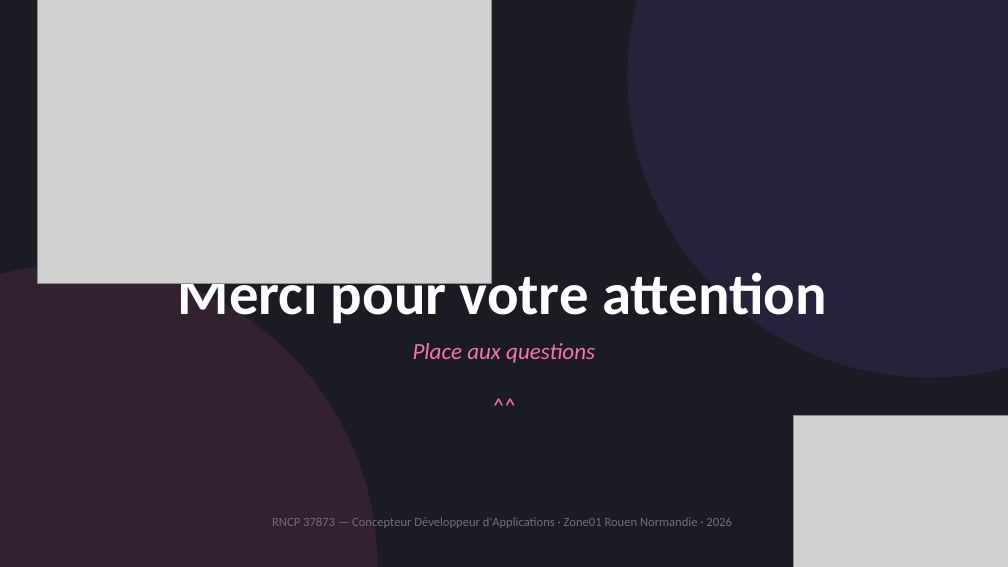
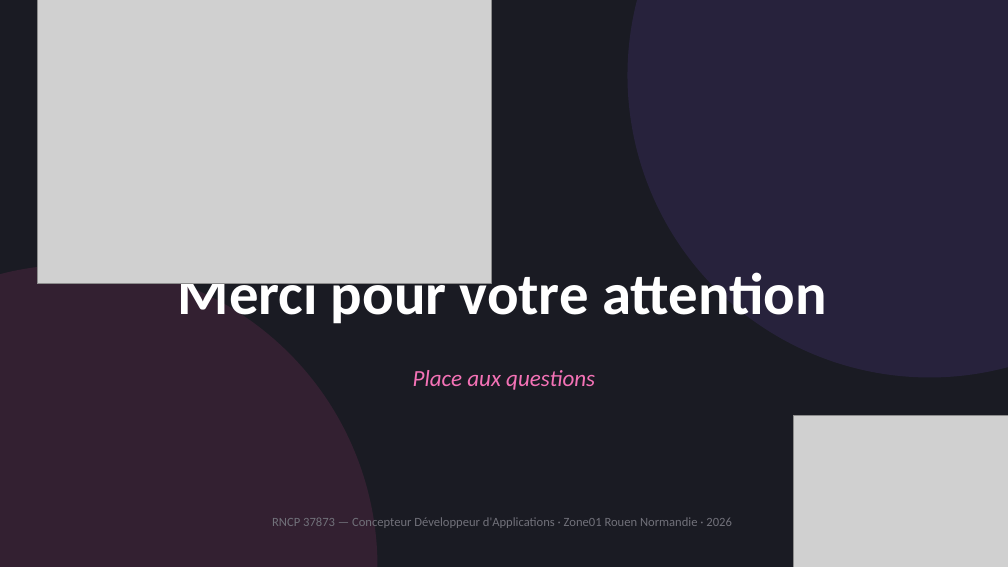
Before and after one commit to CLecart/social-network, a slide deck: slide 62 of dossier-certification/00-presentation/Soutenance CDA LECART Christophe.pptx. Drawn at 1008x567 pixels with LibreOffice and Linux fonts; fonts in the diff are those of the drawing; grey boxes stand for pictures. Boxes give left, top, right and bottom in pixels: in the first picture for what was removed or moved away, otherwise in the second. Text is boxed around its words. In the diff, an @@ line names an element or a change of style, - is before the commit and + after.

```diff
--- a/dossier-certification/00-presentation/Soutenance CDA LECART Christophe.pptx
+++ b/dossier-certification/00-presentation/Soutenance CDA LECART Christophe.pptx
@@ text at <box>413,370,595,390</box>: text changed @@
-Place aux questions
-^^
+Place aux questions
```
Also in this commit, not shown: 3 other files.
